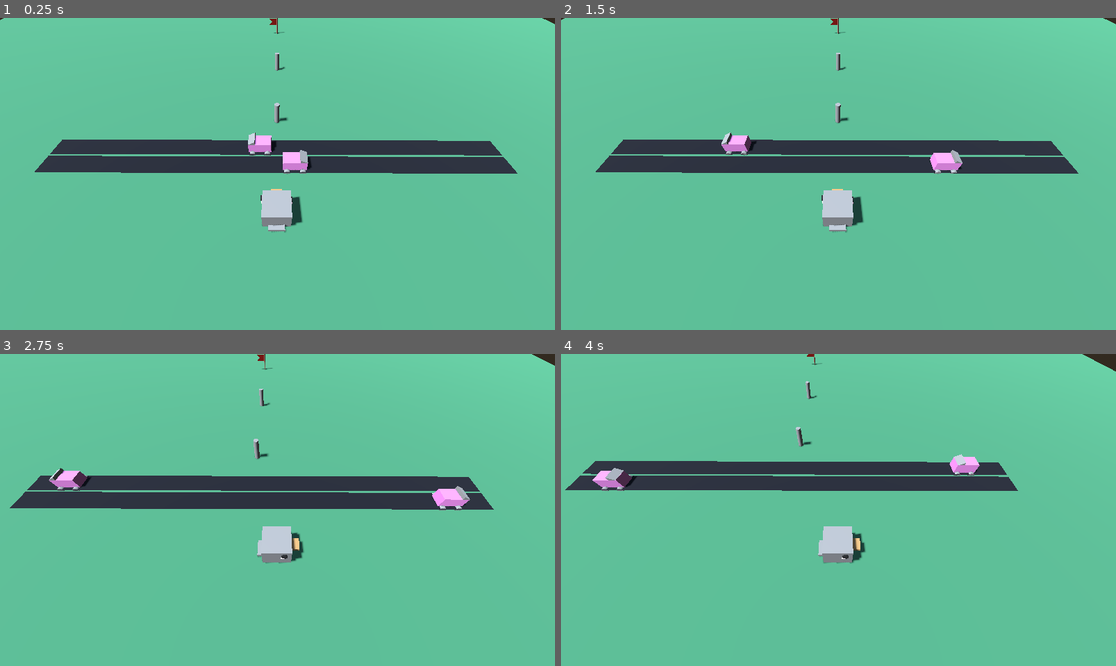
Above: before the commit, frames 1-4 (two rows, left to right).
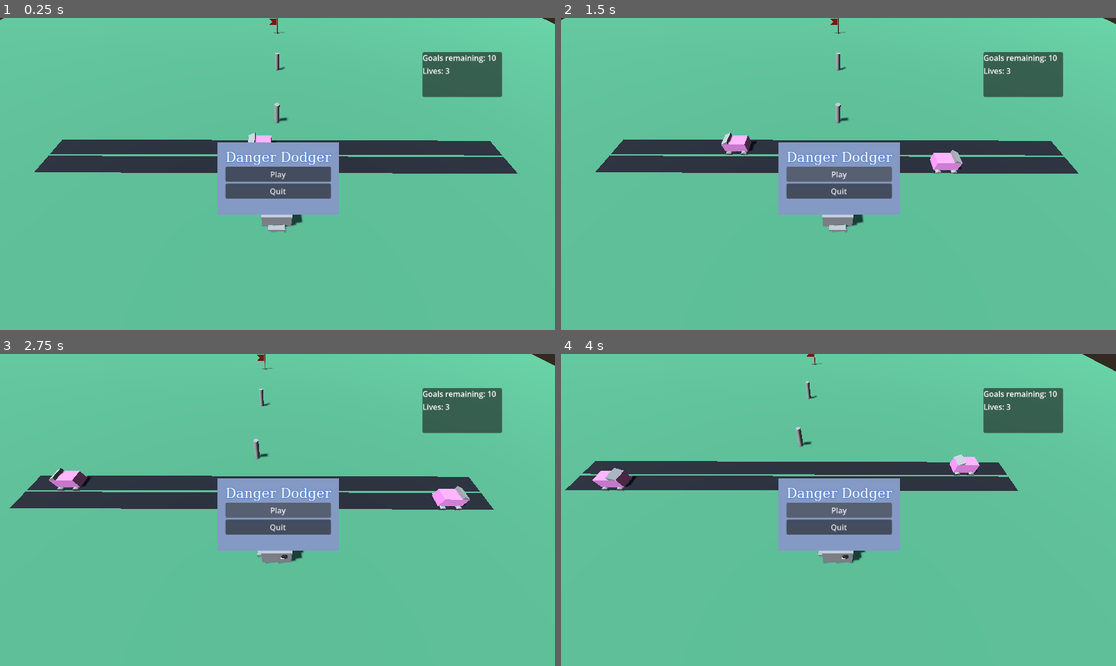
Above: after the commit, the same moments.

Repository: chloedixon11/danger-dodger
Game: Godot game, scene res://Main/Main.tscn
Two runs of this game, one before a commit and one after it. Both use one fixed random seed, a clock stepped at 60 frames per second and the inputs below.
Inputs (mouse positions are in pixels of both pictures, inside the frame that each line leads up to):
- Up to frame 1 (0.25 s): no input
- Up to frame 2 (1.5 s): click (838, 174) at 0.5 s, where only the run after the commit has a clickable "Play"; click (838, 174) at 1.25 s, where only the run after the commit has a clickable "Play"
- Up to frame 3 (2.75 s): hold D (move_right) from 2.03 s (still down)
- Up to frame 4 (4 s): release D (move_right) at 2.78 s; hold S (move_down) 2.78-3.53 s; hold D (move_right) from 3.53 s (still down)

The runs differ from the first frame. In frame 1, 7.1% of the frame differs, in the area x 39-91%, y 10-64%; in frame 2, 7.1%; in frame 3, 7.1%; in frame 4, 7.1%.

Commit message:
added UI quit button working

Diff:
--- a/Code/Duck/Duck.gd
+++ b/Code/Duck/Duck.gd
@@ -18,8 +18,10 @@
 func on_entered(other_area: Area3D) -> void:
 	if other_area is Vehicle:
 		print("lose a life")
+
 	if other_area is Goal:
 		print("Goal!!!")
+		position = Vector3.ZERO
 
 # Called every frame. 'delta' is the elapsed time since the previous frame.
 func _process(delta: float) -> void:
--- a/Code/Duck/Duck.tscn
+++ b/Code/Duck/Duck.tscn
@@ -75,3 +75,23 @@
 transform = Transform3D(-0.13726856, -0.017327875, -0.99038225, 0.9905219, 0.0025254297, -0.13733205, 0.004880801, -0.99984664, 0.016816983, 0.52065563, 0.06690207, 0.2339627)
 material_override = SubResource("StandardMaterial3D_lomqb")
 mesh = SubResource("CapsuleMesh_s2nsp")
+
+[node name="UI" type="PanelContainer" parent="." unique_id=2049376628]
+anchors_preset = -1
+anchor_left = 1.0
+anchor_right = 1.0
+offset_left = -275.0
+offset_top = 71.0
+offset_right = -110.0
+offset_bottom = 164.0
+
+[node name="VBox" type="VBoxContainer" parent="UI" unique_id=272925355]
+layout_mode = 2
+
+[node name="Goals UI" type="Label" parent="UI/VBox" unique_id=639810232]
+layout_mode = 2
+text = "Goals remaining: 10"
+
+[node name="Label2" type="Label" parent="UI/VBox" unique_id=1009899454]
+layout_mode = 2
+text = "Lives: 3"
--- a/Code/Main/Main.gd
+++ b/Code/Main/Main.gd
@@ -1,12 +1,11 @@
 extends Node
 class_name Main
 
-
-# Called when the node enters the scene tree for the first time.
-func _ready() -> void:
-	pass # Replace with function body.
+@onready var quit_button: Button = $PauseMenu/VBox/QuitButton
 
 
-# Called every frame. 'delta' is the elapsed time since the previous frame.
-func _process(delta: float) -> void:
-	pass
+func _ready() -> void:
+	quit_button.pressed.connect(on_quit_pressed)
+
+func on_quit_pressed():
+	get_tree().quit()
--- a/Code/Main/Main.tscn
+++ b/Code/Main/Main.tscn
@@ -26,6 +26,95 @@
 [sub_resource type="CylinderMesh" id="CylinderMesh_rckyl"]
 top_radius = 0.123535156
 bottom_radius = 0.123535156
+
+[sub_resource type="StyleBoxFlat" id="StyleBoxFlat_rawk2"]
+bg_color = Color(0.51907116, 0.60013676, 0.76974684, 1)
+expand_margin_left = 17.0
+expand_margin_top = 17.0
+expand_margin_right = 17.0
+expand_margin_bottom = 17.0
+
+[sub_resource type="FontFile" id="FontFile_pn5gh"]
+cache/0/variation_coordinates = {}
+cache/0/face_index = 0
+cache/0/embolden = 0.0
+cache/0/transform = Transform2D(1, 0, 0, 1, 0, 0)
+cache/0/spacing_top = 0
+cache/0/spacing_bottom = 0
+cache/0/spacing_space = 0
+cache/0/spacing_glyph = 0
+cache/0/baseline_offset = 0.0
+cache/0/16/0/ascent = 0.0
+cache/0/16/0/descent = 0.0
+cache/0/16/0/underline_position = 0.0
+cache/0/16/0/underline_thickness = 0.0
+cache/0/16/0/scale = 1.0
+cache/0/17/0/ascent = 0.0
+cache/0/17/0/descent = 0.0
+cache/0/17/0/underline_position = 0.0
+cache/0/17/0/underline_thickness = 0.0
+cache/0/17/0/scale = 1.0
+cache/0/18/0/ascent = 0.0
+cache/0/18/0/descent = 0.0
+cache/0/18/0/underline_position = 0.0
+cache/0/18/0/underline_thickness = 0.0
+cache/0/18/0/scale = 1.0
+cache/0/19/0/ascent = 0.0
+cache/0/19/0/descent = 0.0
+cache/0/19/0/underline_position = 0.0
+cache/0/19/0/underline_thickness = 0.0
+cache/0/19/0/scale = 1.0
+cache/0/20/0/ascent = 0.0
+cache/0/20/0/descent = 0.0
+cache/0/20/0/underline_position = 0.0
+cache/0/20/0/underline_thickness = 0.0
+cache/0/20/0/scale = 1.0
+cache/0/21/0/ascent = 0.0
+cache/0/21/0/descent = 0.0
+cache/0/21/0/underline_position = 0.0
+cache/0/21/0/underline_thickness = 0.0
+cache/0/21/0/scale = 1.0
+cache/0/22/0/ascent = 0.0
+cache/0/22/0/descent = 0.0
+cache/0/22/0/underline_position = 0.0
+cache/0/22/0/underline_thickness = 0.0
+cache/0/22/0/scale = 1.0
+cache/0/23/0/ascent = 0.0
+cache/0/23/0/descent = 0.0
+cache/0/23/0/underline_position = 0.0
+cache/0/23/0/underline_thickness = 0.0
+cache/0/23/0/scale = 1.0
+cache/0/24/0/ascent = 0.0
+cache/0/24/0/descent = 0.0
+cache/0/24/0/underline_position = 0.0
+cache/0/24/0/underline_thickness = 0.0
+cache/0/24/0/scale = 1.0
+cache/0/25/0/ascent = 0.0
+cache/0/25/0/descent = 0.0
+cache/0/25/0/underline_position = 0.0
+cache/0/25/0/underline_thickness = 0.0
+cache/0/25/0/scale = 1.0
+cache/0/26/0/ascent = 0.0
+cache/0/26/0/descent = 0.0
+cache/0/26/0/underline_position = 0.0
+cache/0/26/0/underline_thickness = 0.0
+cache/0/26/0/scale = 1.0
+cache/0/27/0/ascent = 0.0
+cache/0/27/0/descent = 0.0
+cache/0/27/0/underline_position = 0.0
+cache/0/27/0/underline_thickness = 0.0
+cache/0/27/0/scale = 1.0
+cache/0/28/0/ascent = 0.0
+cache/0/28/0/descent = 0.0
+cache/0/28/0/underline_position = 0.0
+cache/0/28/0/underline_thickness = 0.0
+cache/0/28/0/scale = 1.0
+
+[sub_resource type="LabelSettings" id="LabelSettings_qdf3d"]
+font = SubResource("FontFile_pn5gh")
+font_size = 28
+outline_size = 6
+outline_color = Color(0.35036418, 0.52572405, 0.8168905, 1)
 
 [node name="Main" type="Node" unique_id=1391425956]
 script = ExtResource("1_lxy7q")
@@ -74,3 +163,34 @@
 
 [node name="Goal" parent="." unique_id=1585610551 instance=ExtResource("5_6aewd")]
 transform = Transform3D(1, 0, 0, 0, 1, 0, 0, 0, 1, 0, 0, -16.11776)
+
+[node name="PauseMenu" type="PanelContainer" parent="." unique_id=1080402414]
+anchors_preset = 8
+anchor_left = 0.5
+anchor_top = 0.5
+anchor_right = 0.5
+anchor_bottom = 0.5
+offset_left = -72.0
+offset_top = -48.0
+offset_right = 74.0
+offset_bottom = 67.0
+grow_horizontal = 2
+grow_vertical = 2
+theme_override_styles/panel = SubResource("StyleBoxFlat_rawk2")
+
+[node name="VBox" type="VBoxContainer" parent="PauseMenu" unique_id=814782070]
+layout_mode = 2
+
+[node name="Label" type="Label" parent="PauseMenu/VBox" unique_id=1582436229]
+layout_mode = 2
+theme_override_font_sizes/font_size = 1
+text = "Danger Dodger"
+label_settings = SubResource("LabelSettings_qdf3d")
+
+[node name="PlayButton" type="Button" parent="PauseMenu/VBox" unique_id=699305301]
+layout_mode = 2
+text = "Play"
+
+[node name="QuitButton" type="Button" parent="PauseMenu/VBox" unique_id=860983550]
+layout_mode = 2
+text = "Quit"
